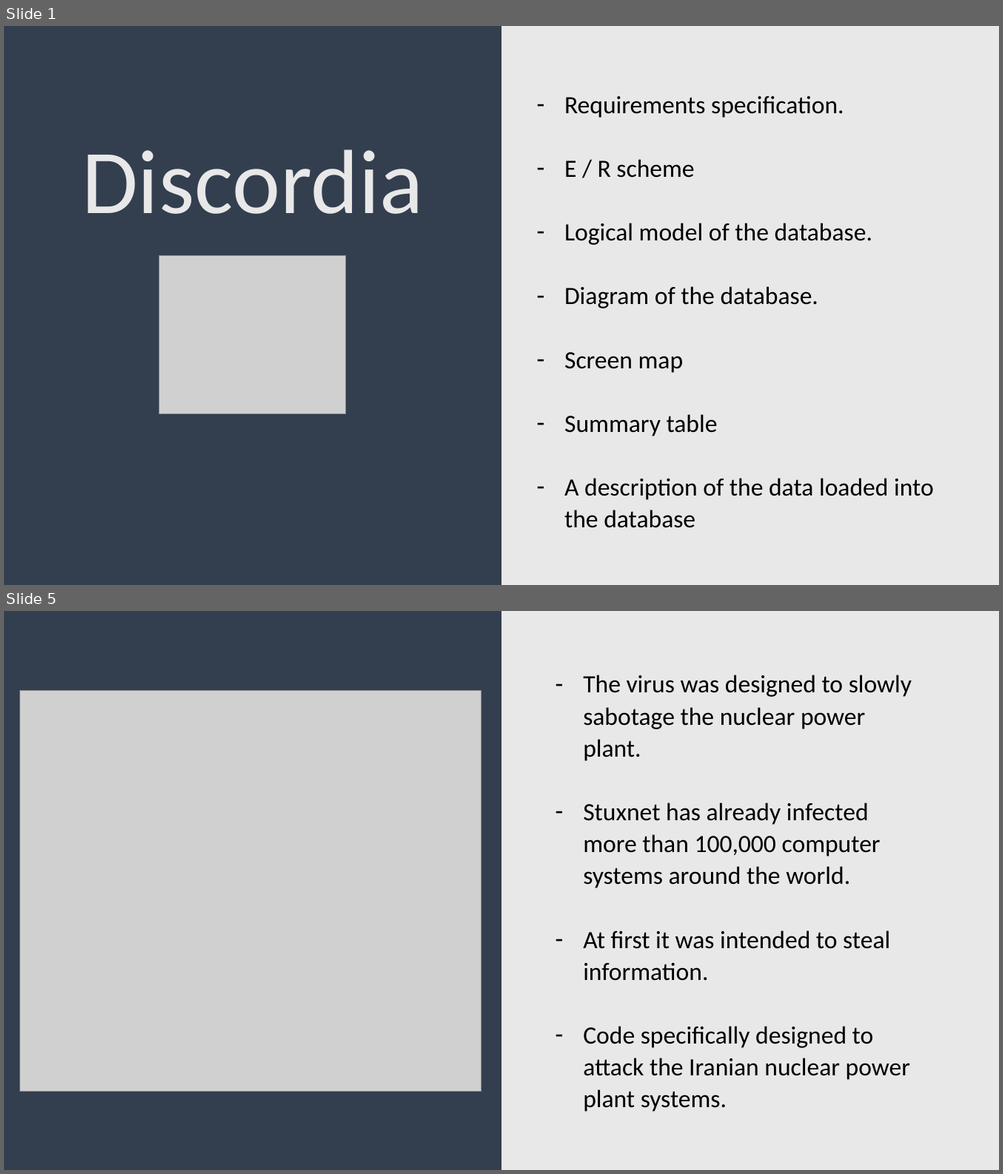
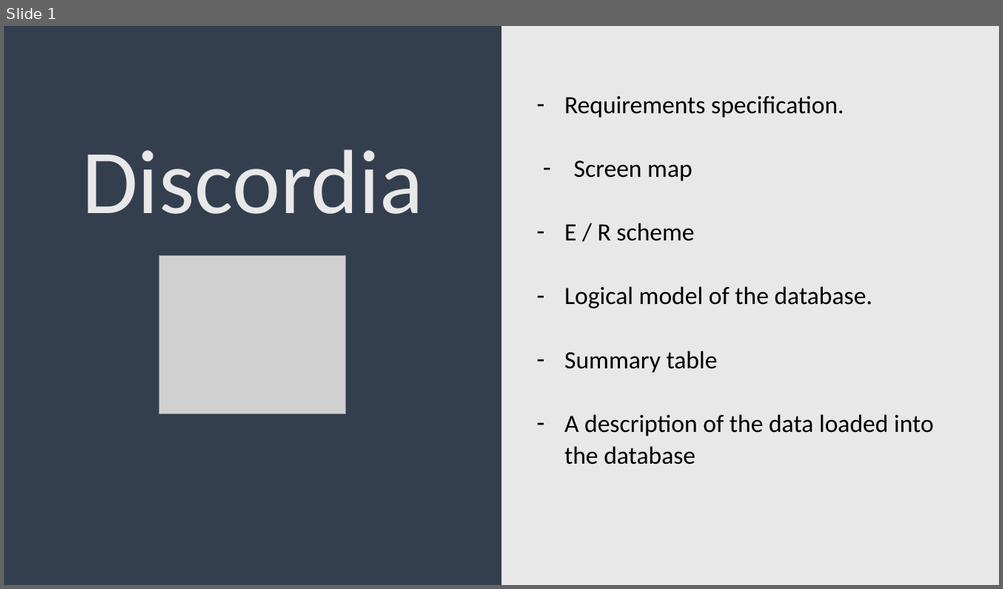
Before and after one commit to DaniGFClase/Operacion-Discordia, a slide deck: documentation/Exposition.pptx. Shown one above the other, each under a label of ours: slides 1 and 5 before the commit, slide 1 after it; the slides between them are not shown. The pictures are 1003x1174 and 1003x589 pixels, drawn with LibreOffice and Linux fonts; fonts in the diff are those of the drawing; grey boxes stand for pictures. Boxes give left, top, right and bottom in pixels: in the first picture for what was removed or moved away, otherwise in the second. Text is boxed around its words. In the diff, an @@ line names an element or a change of style, - is before the commit and + after.

```diff
--- a/documentation/Exposition.pptx
+++ b/documentation/Exposition.pptx
@@ slide 5 removed at (4, 611, 999, 1170), background gradient #333F50 to #E8E8E8 @@
@@ text removed at (583, 675, 911, 1112) @@
-– The virus was designed to slowly sabotage the nuclear power plant.
-– Stuxnet has already infected more than 100,000 computer systems around the world.
-– At first it was intended to steal information.
-– Code specifically designed to attack the Iranian nuclear power plant systems.
@@ picture removed at (20, 691, 481, 1091) @@
@@ slide 1 changed as well @@
@@ text at (564, 96, 933, 465): indent changed; less space between paragraphs @@
@@ text at (574, 161, 692, 181): paragraph added @@
+– Screen map
@@ text at (564, 286, 818, 373): paragraphs removed @@
-– Diagram of the database.
-– Screen map
```
Also in this commit, not shown: 10 slides added, 7 other slides removed, 4 other files.
